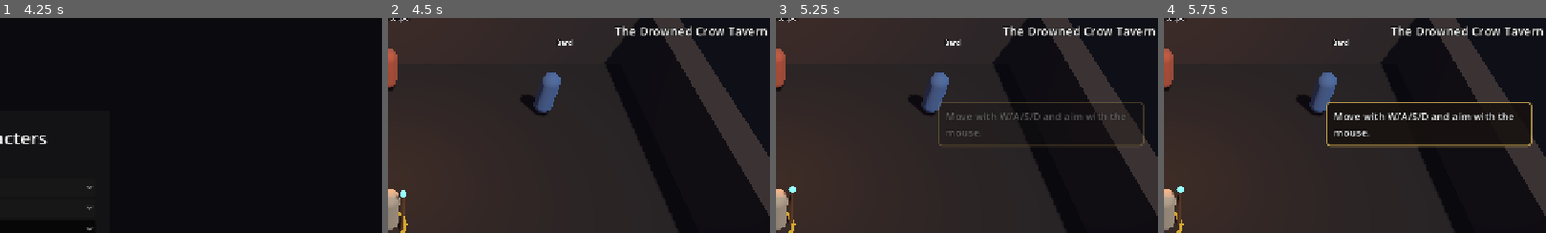
Above: before the commit, frames 1-4 (left to right).
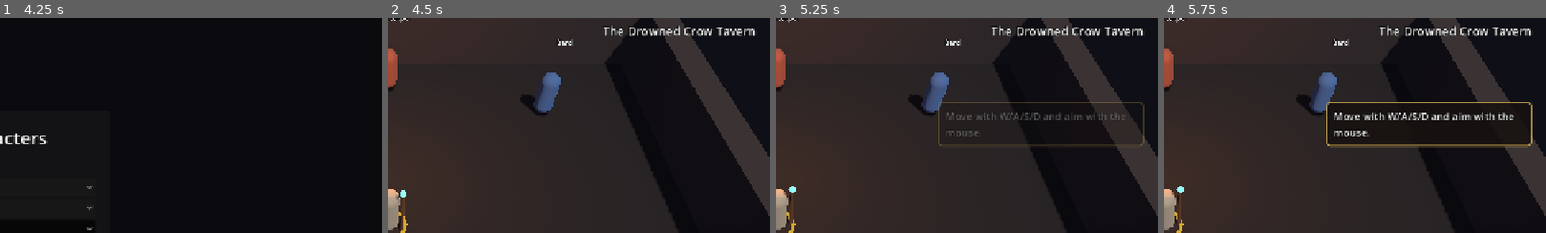
Above: after the commit, the same moments.

Repository: binascohub/southern-mercenaries
Game: Godot game, scene res://game/main/main.tscn
The game is run twice, just before and just after one commit, with the same random seed, the same clock (stepped at 60 frames per second) and the same inputs.
Inputs:
- Up to frame 1 (4.25 s): click "English" at 0.5 s; click "New campaign" at 1.25 s; click "Mage" at 2 s; click "Water" at 2.75 s; click "Male" at 3.5 s
- Up to frame 2 (4.5 s): click "Create" at 4.25 s
- Up to frame 3 (5.25 s): click "Skip opening" at 5 s
- Up to frame 4 (5.75 s): no input
The pictures show only the part of the screen within x 50-100%, y 2-52%; the shares and areas given below are measured in that part.

Frame 1 is identical in both runs. In frame 2, 1.2% of the frame differs, in the area x 56-100%, y 3-9%; in frame 3, 1.2%; in frame 4, 1.2%.

Commit message:
HUD info box grows to the left so long area and quest names stay on screen
Co-Authored-By: Claude Opus 5.5 <noreply@anthropic.com>
Claude-Session: https://claude.ai/code/session_01MWiCKsBtrMFkhtUwdNioUQ

Diff:
--- a/game/ui/hud.gd
+++ b/game/ui/hud.gd
@@ -348,7 +348,11 @@
 
 	var info_box := VBoxContainer.new()
 	info_box.set_anchors_preset(Control.PRESET_TOP_RIGHT)
-	info_box.position = Vector2(-260, 20)
+	# Cresce para a esquerda: nomes longos (área, missão) não saem da tela.
+	info_box.grow_horizontal = Control.GROW_DIRECTION_BEGIN
+	info_box.offset_left = -260
+	info_box.offset_right = -24
+	info_box.offset_top = 20
 	info_box.custom_minimum_size = Vector2(236, 0)
 	root.add_child(info_box)
 	_progress_label = _label(20)
